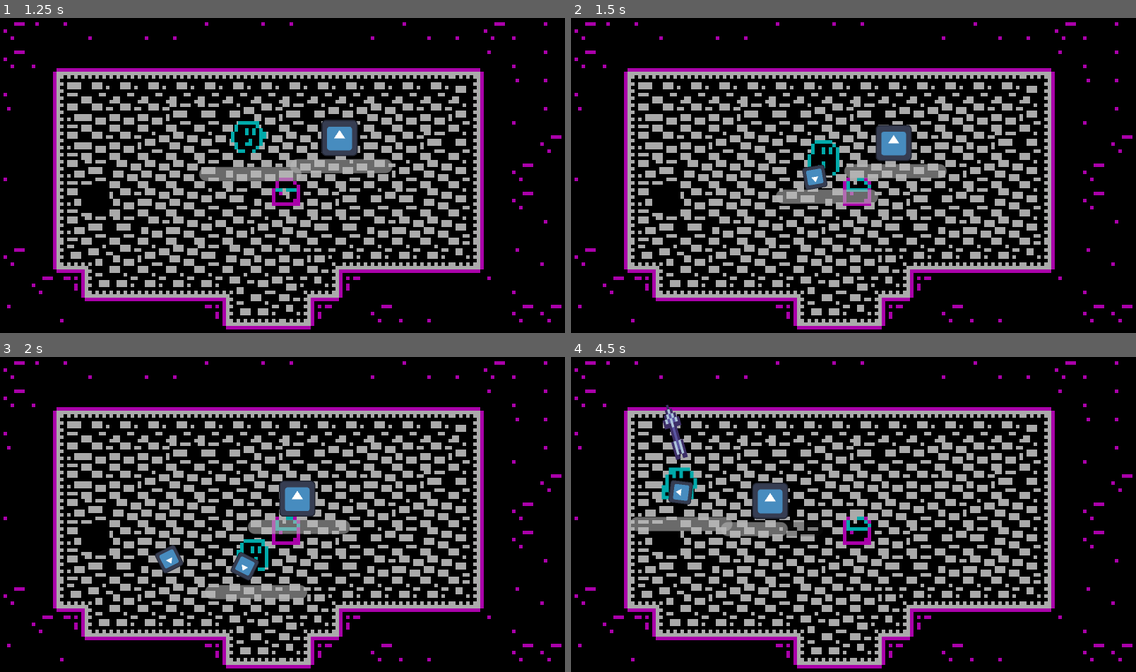
Above: before the commit, frames 1-4 (two rows, left to right).
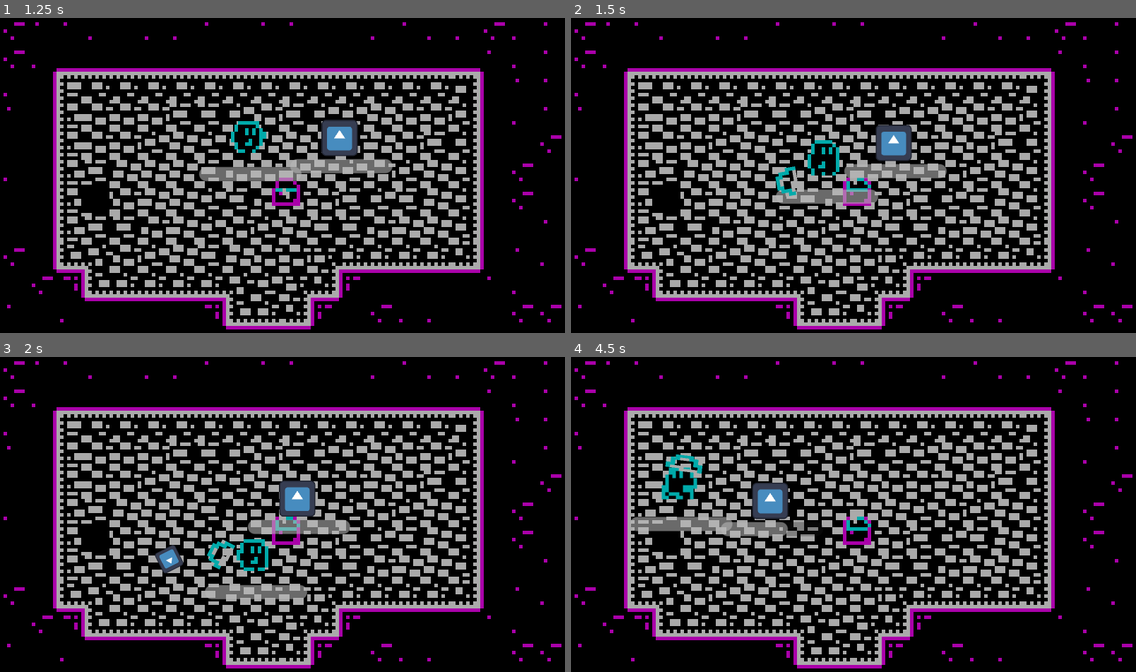
Above: after the commit, the same moments.

Repository: Renan-G-projec/DungeonWarrior
Game: Godot game, scene res://scenes/main.tscn
Same seed, same stepped clock (60 frames per second), same inputs: the game is played once before the commit and once after it. The engine's default icon, where the game draws it, is replaced by a stand-in: a white triangle on a blue panel in a dark square.
Inputs (mouse positions are in pixels of both pictures, inside the frame that each line leads up to):
- Up to frame 1 (1.25 s): tap Enter at 0.5 s; move the mouse to (406, 159) at 0.52 s; hold D (walk_right) from 0.53 s (still down); click (406, 159) at 0.6 s
- Up to frame 2 (1.5 s): move the mouse to (740, 191) at 1.27 s; release D (walk_right) at 1.28 s; hold S (walk_down) from 1.28 s (still down); tap E (Interact) at 1.35 s
- Up to frame 3 (2 s): keep holding S (walk_down); click (169, 530) at 1.55 s
- Up to frame 4 (4.5 s): move the mouse to (910, 442) at 2.02 s; release S (walk_down) at 2.03 s; hold D (walk_right) 2.03-2.78 s; click (910, 442) at 2.1 s; move the mouse to (825, 577) at 2.77 s; hold W (walk_up) 2.78-3.53 s; tap Shift (dash) at 2.85 s; click (825, 577) at 3.05 s; move the mouse to (1023, 561) at 3.52 s; hold A (walk_left) from 3.53 s (still down); tap Alt at 3.6 s; click (1023, 561) at 3.8 s; move the mouse to (684, 464) at 4.27 s; click (684, 464) at 4.35 s

Frame 1 is identical in both runs. In frame 2, 0.5% of the frame differs, in the area x 36-46%, y 46-57%; in frame 3, 0.5%; in frame 4, 0.8%, in the area x 16-24%, y 15-47%.

Commit message:
feat: Added bow and new arrow sprites/squash-effects to the game. AMDG

Diff:
--- a/features/weapons/bullet_weapon.gd
+++ b/features/weapons/bullet_weapon.gd
@@ -41,6 +41,7 @@
 	_is_on_cooldown = true
 	ammo -= 1
 	%ShootCooldown.start()
+	%FeelComponent.squash_animation($WeaponSprite, Vector2(0.3, 1.9), 0.32)
 
 func start_recharging() -> void:
 	if _is_recharging || ammo > 0: return
--- a/features/weapons/bullet_weapon.tscn
+++ b/features/weapons/bullet_weapon.tscn
@@ -2,6 +2,7 @@
 
 [ext_resource type="Script" uid="uid://bpmi2bhjkiauc" path="res://features/weapons/bullet_weapon.gd" id="1_k3vlq"]
 [ext_resource type="Texture2D" uid="uid://bcs3p5vdech0p" path="res://icon.svg" id="2_qt234"]
+[ext_resource type="Script" uid="uid://bpb1sutj7mvtm" path="res://features/components/feel_component.gd" id="3_7743w"]
 
 [node name="BulletWeapon" type="Node2D" unique_id=148830378]
 script = ExtResource("1_k3vlq")
@@ -26,5 +27,10 @@
 wait_time = 3.0
 one_shot = true
 
+[node name="FeelComponent" type="Node" parent="." unique_id=307458079]
+unique_name_in_owner = true
+script = ExtResource("3_7743w")
+metadata/_custom_type_script = "uid://bpb1sutj7mvtm"
+
 [connection signal="timeout" from="ShootCooldown" to="." method="_on_shoot_cooldown_timeout"]
 [connection signal="timeout" from="RechargeCooldown" to="." method="_on_recharge_cooldown_timeout"]
--- a/features/weapons/weapons/bow.tscn
+++ b/features/weapons/weapons/bow.tscn
@@ -2,10 +2,19 @@
 
 [ext_resource type="PackedScene" uid="uid://bvc4oqeaqkdcs" path="res://features/weapons/bullet_weapon.tscn" id="1_vbkvu"]
 [ext_resource type="PackedScene" uid="uid://dsxik7rm7omd4" path="res://features/weapons/bullets/arrow/bullet_arrow.tscn" id="2_pvikp"]
+[ext_resource type="Texture2D" uid="uid://ds0jwrdtvwbvf" path="res://features/weapons/weapons/bow.png" id="3_pvikp"]
 
 [node name="Bow" unique_id=148830378 instance=ExtResource("1_vbkvu")]
 bullet = ExtResource("2_pvikp")
 bullet_velocity = 128.0
 
+[node name="WeaponSprite" parent="." index="0" unique_id=1992463875]
+position = Vector2(12, 0)
+scale = Vector2(1, 1)
+texture = ExtResource("3_pvikp")
+
+[node name="BulletSpawn" parent="." index="1" unique_id=2065592599]
+position = Vector2(14, 0)
+
 [node name="RechargeCooldown" parent="." index="3" unique_id=652784013]
 wait_time = 0.8
Binary file changed: features/weapons/bullets/arrow/Arrow.png
Not shown, changed: features/weapons/bullets/arrow/Arrow.png.import
Not shown: 1 places in features/weapons/bullets/arrow/bullet_arrow.tscn that only renumber resources
Binary file added: features/weapons/weapons/bow.png
Not shown, added: features/weapons/weapons/bow.png.import
